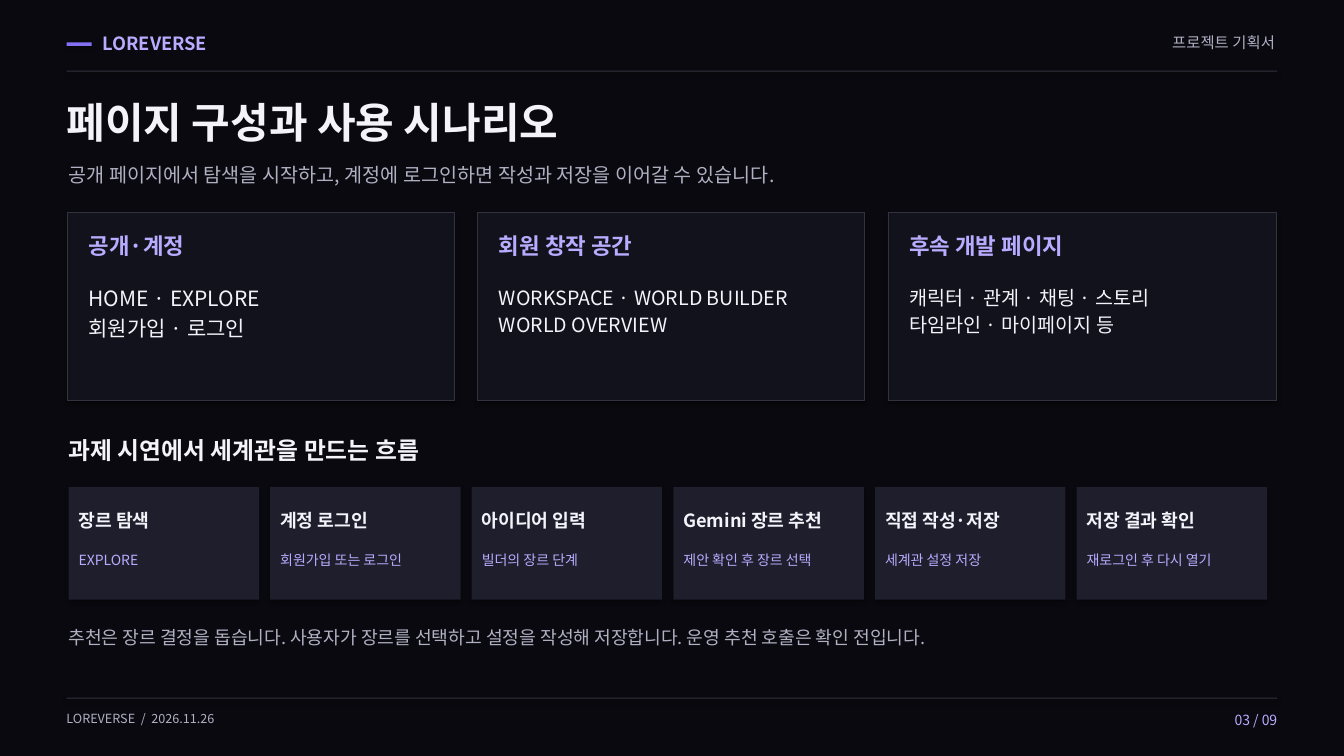
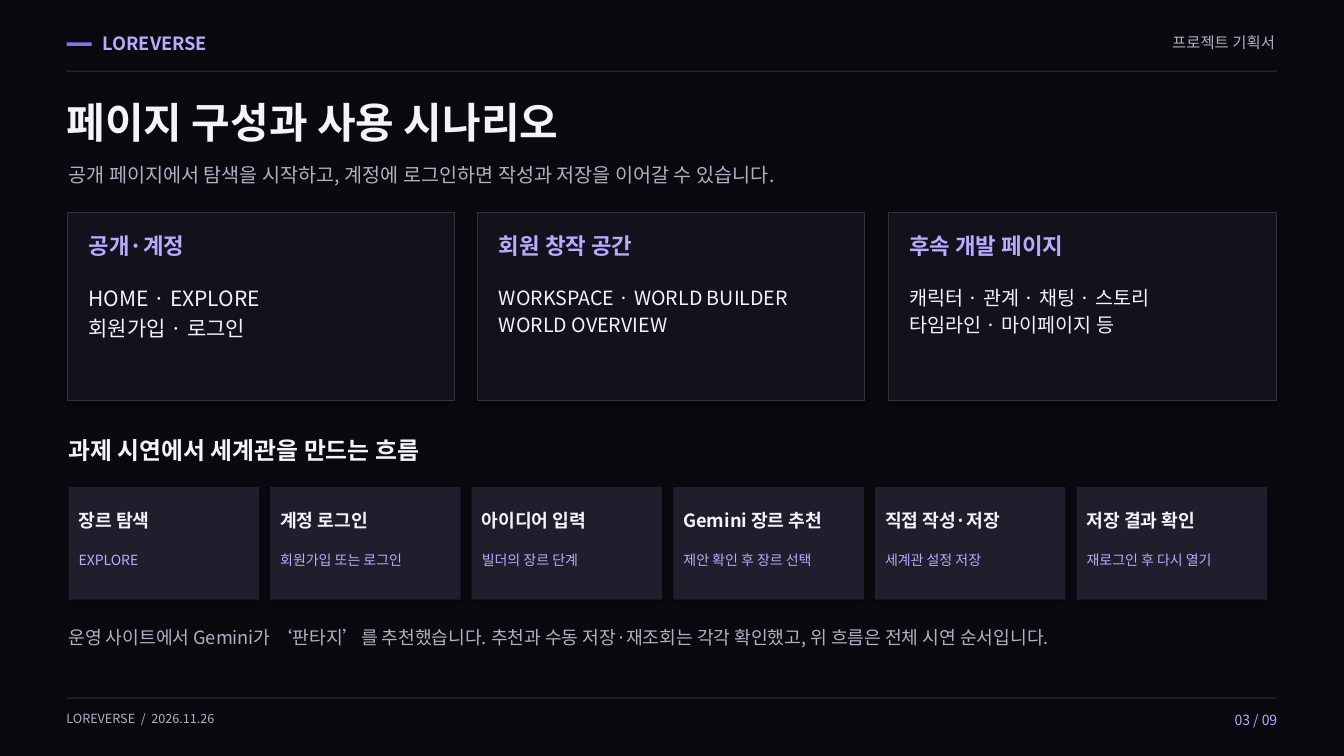
Before and after one commit to 05SUA/-, a slide deck: slide 3 of LOREVERSE/submission/LOREVERSE-project-plan.pptx. Drawn at 1344x756 pixels with LibreOffice and Linux fonts; fonts in the diff are those of the drawing. Boxes give left, top, right and bottom in pixels: in the first picture for what was removed or moved away, otherwise in the second. Text is boxed around its words. In the diff, an @@ line names an element or a change of style, - is before the commit and + after.

```diff
--- a/LOREVERSE/submission/LOREVERSE-project-plan.pptx
+++ b/LOREVERSE/submission/LOREVERSE-project-plan.pptx
@@ text at (68, 629, 1048, 647): text changed @@
-추천은 장르 결정을 돕습니다. 사용자가 장르를 선택하고 설정을 작성해 저장합니다. 운영 추천 호출은 확인 전입니다.
+운영 사이트에서 Gemini가 ‘판타지’를 추천했습니다. 추천과 수동 저장·재조회는 각각 확인했고, 위 흐름은 전체 시연 순서입니다.
```
Also in this commit, not shown: 4 other slides changed, 2 other files.
